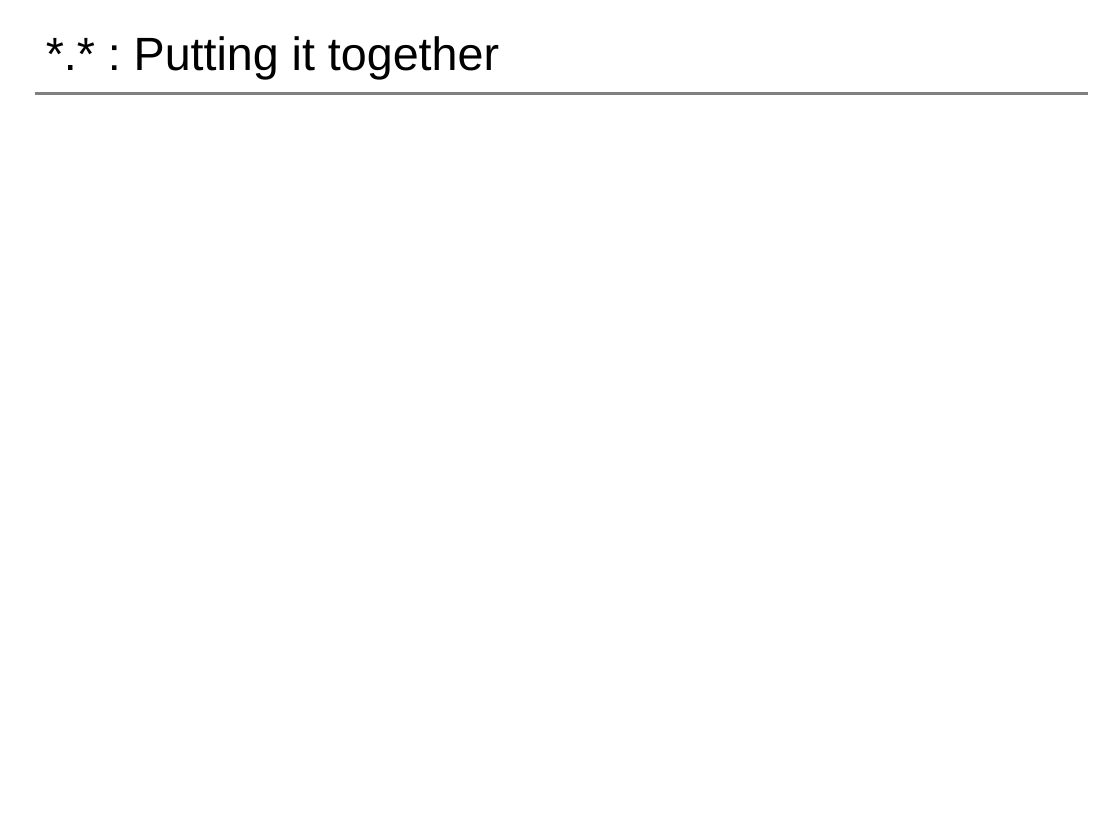
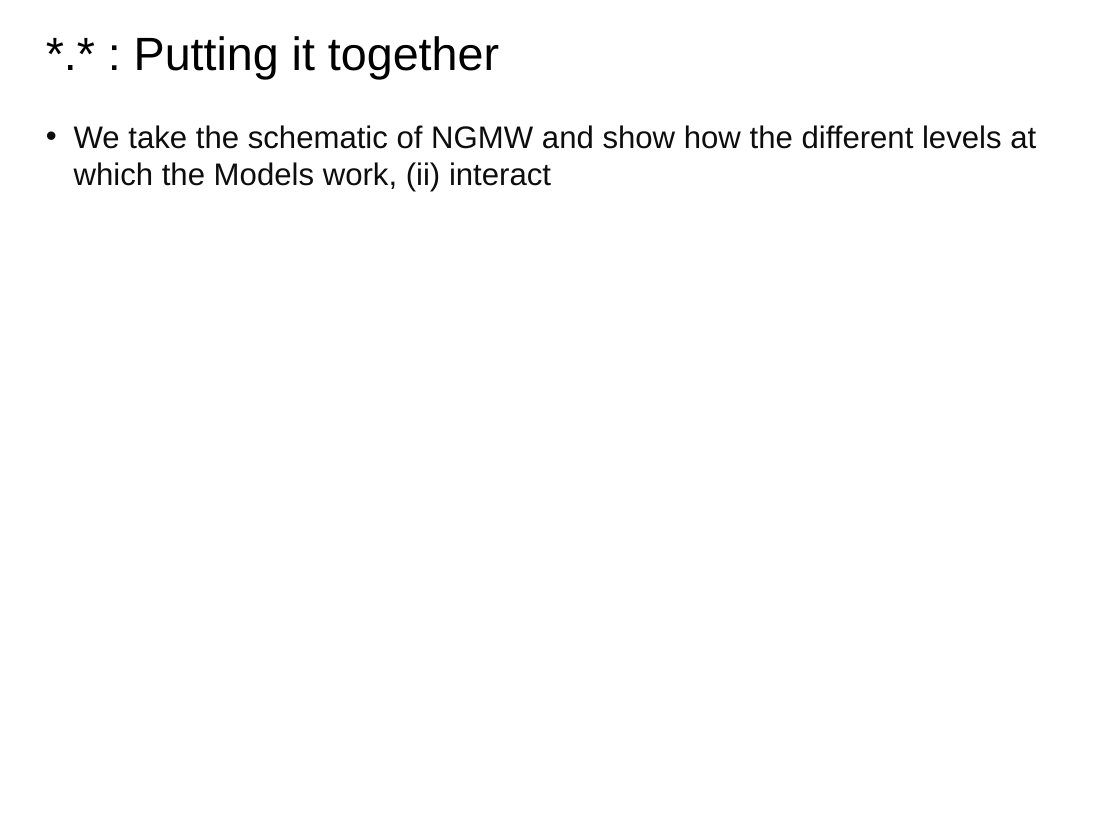
Before and after one commit to saga-project/NGMW, a slide deck: slide 13 of presentations/radical-modsim.pptx (slide 14 before the commit). Drawn at 1120x840 pixels with LibreOffice and Linux fonts; fonts in the diff are those of the drawing; background and template pictures are left out. Boxes give left, top, right and bottom in pixels: in the first picture for what was removed or moved away, otherwise in the second. Text is boxed around its words. In the diff, an @@ line names an element or a change of style, - is before the commit and + after.

```diff
--- a/presentations/radical-modsim.pptx
+++ b/presentations/radical-modsim.pptx
@@ line removed from (35, 94) to (1088, 94) @@
@@ text added at (x1=74, y1=125, x2=1036, y2=192), 20 pt, text #0D0D0D @@
+• We take the schematic of NGMW and show how the different levels at which the Models work, (ii) interact
```
Also in this commit, not shown: 5 other slides changed, 3 slides added, 3 slides removed.
